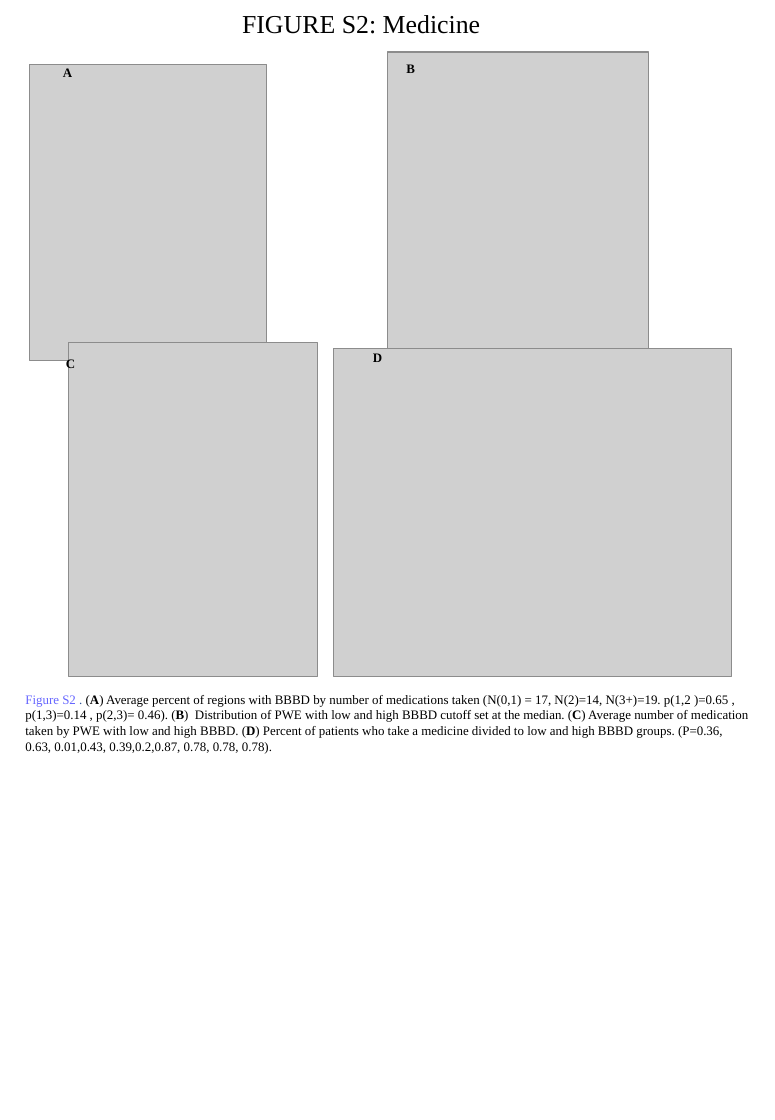
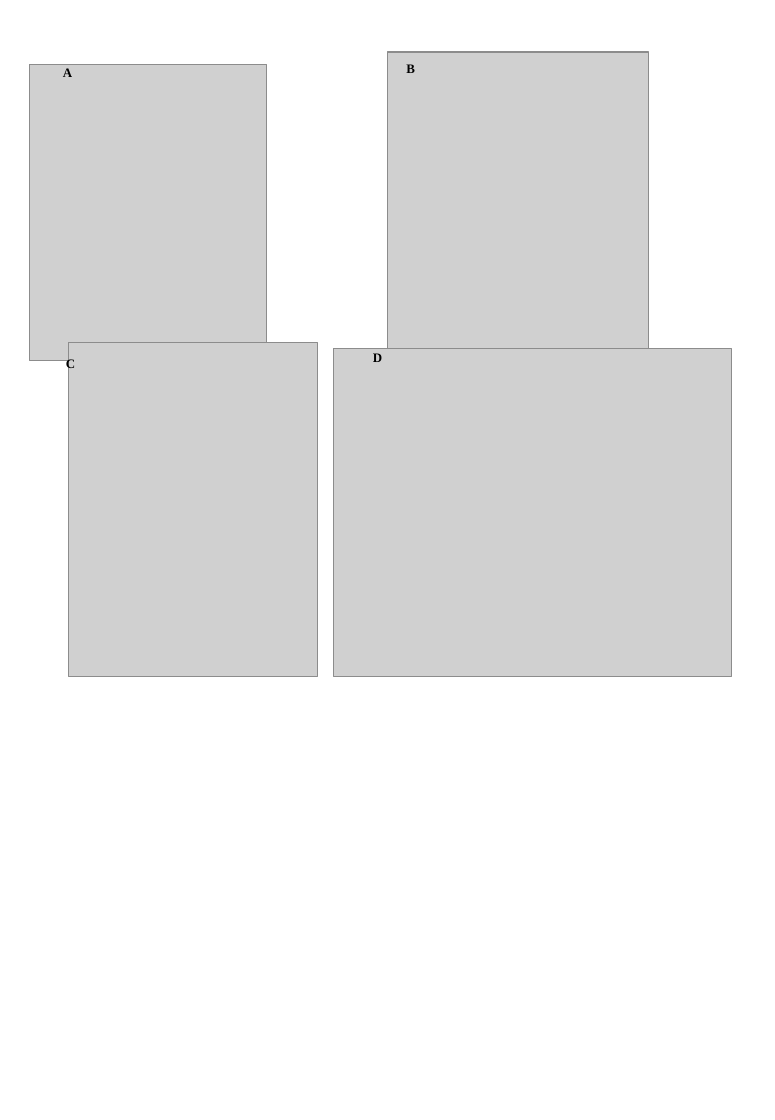
Before and after one commit to nircaf/BBB, a slide deck: slide 5 of Epilepsy-control figures slow nov 18 af.pptx. Drawn at 775x1120 pixels with LibreOffice and Linux fonts; fonts in the diff are those of the drawing; grey boxes stand for pictures. Boxes give left, top, right and bottom in pixels: in the first picture for what was removed or moved away, otherwise in the second. Text is boxed around its words. In the diff, an @@ line names an element or a change of style, - is before the commit and + after.

```diff
--- a/Epilepsy-control figures slow nov 18 af.pptx
+++ b/Epilepsy-control figures slow nov 18 af.pptx
@@ text removed at (x1=242, y1=15, x2=480, y2=34) @@
-FIGURE S2: Medicine
@@ text removed at (x1=25, y1=695, x2=748, y2=754) @@
-Figure S2 . (A) Average percent of regions with BBBD by number of medications taken (N(0,1) = 17, N(2)=14, N(3+)=19. p(1,2 )=0.65 , p(1,3)=0.14 , p(2,3)= 0.46). (B) Distribution of PWE with low and high BBBD cutoff set at the median. (C) Average number of medication taken by PWE with low and high BBBD. (D) Percent of patients who take a medicine divided to low and high BBBD groups. (P=0.36, 0.63, 0.01,0.43, 0.39,0.2,0.87, 0.78, 0.78, 0.78).
```
Also in this commit, not shown: 5 other slides changed, 8 other files.
